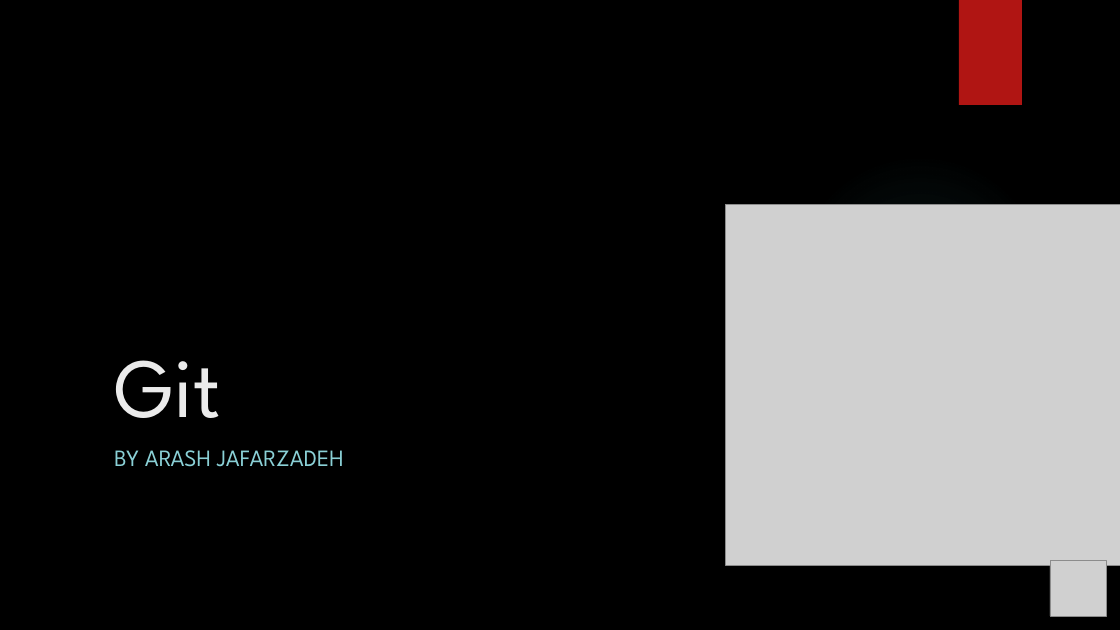
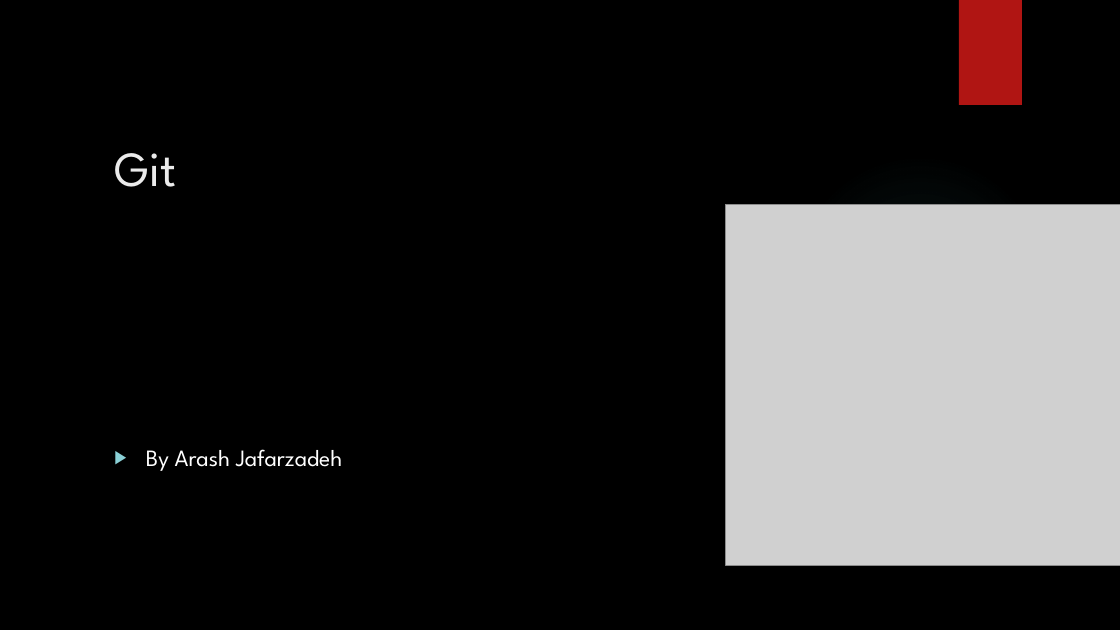
Before and after one commit to arashjfz/LearnGit, a slide deck: slide 1 of Git.pptx. Drawn at 1120x630 pixels with LibreOffice and Linux fonts; fonts in the diff are those of the drawing; grey boxes stand for pictures; background and template pictures are left out. Boxes give left, top, right and bottom in pixels: in the first picture for what was removed or moved away, otherwise in the second. Text is boxed around its words. In the diff, an @@ line names an element or a change of style, - is before the commit and + after.

```diff
--- a/Git.pptx
+++ b/Git.pptx
@@ text "Git" at [114, 153, 176, 187]: size 72 to 42 pt; vertical alignment bottom to top @@
@@ text at [146, 449, 342, 471]: text changed; text colour #8AD0D6 to #FFFFFF @@
-BY ARASH JAFARZADEH
+▶ By Arash Jafarzadeh
@@ picture removed at [1050, 560, 1107, 617] @@
```
Also in this commit, not shown: 1 other slide changed.
